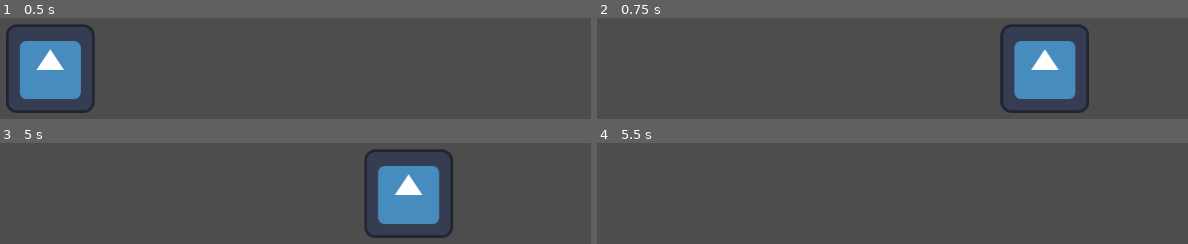
Above: before the commit, frames 1-4 (two rows, left to right).
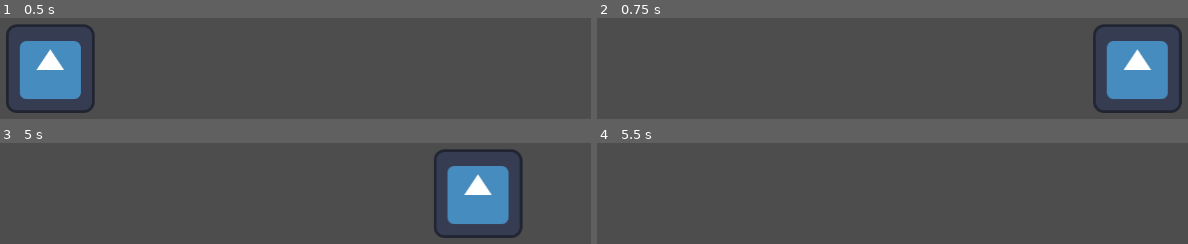
Above: after the commit, the same moments.

Repository: Kokonico/sanitation
Game: Godot game, scene res://world.tscn
Same seed, same stepped clock (60 frames per second), same inputs: the game is played once before the commit and once after it. The engine's default icon, where the game draws it, is replaced by a stand-in: a white triangle on a blue panel in a dark square.
Inputs:
- Up to frame 1 (0.5 s): no input
- Up to frame 2 (0.75 s): tap Enter at 0.5 s; hold D (move-right) from 0.53 s (still down); tap Space (dash) at 0.6 s
- Up to frame 3 (5 s): tap Space (dash) at 1.25, 1.35, 2.1, 2.75, 2.85, 3.6, 4.25, 4.35 s; release D (move-right) at 1.28 s; hold S (move-down) 1.28-2.03 s; tap Enter at 2, 3.5 s; hold D (move-right) 2.03-2.78 s; hold W (move-up) 2.78-3.53 s; hold A (move-left) from 3.53 s (still down)
- Up to frame 4 (5.5 s): release A (move-left) at 5.03 s; hold S (move-down) from 5.03 s (still down); tap Space (dash) at 5.1 s

Frame 1 is identical in both runs. In frame 2, 15% of the frame differs, in the area x 68-99%, y 5-95%; in frame 3, 15%; in frame 4, nothing differs.

Commit message:
new movement

Diff:
--- a/player.gd
+++ b/player.gd
@@ -17,6 +17,9 @@
 
 	if abs(velocity.x) == 0 and abs(velocity.y) == 0:
 		sliding = false
+		collision_shape_2d.disabled = false
+	elif sliding == true:
+		collision_shape_2d.disabled = true
 
 	if Input.is_action_pressed("move-up"):
 		direction.y -= 1
@@ -52,8 +55,7 @@
 		collision_shape_2d.disabled = true
 		if direction == Vector2.ZERO:
 			direction.x = 1
-		velocity = direction * 2000
-		collision_shape_2d.disabled = false
+		velocity = direction * 2500
 	move_and_slide()
 	position += velocity * delta
 	self.rotation = 0
